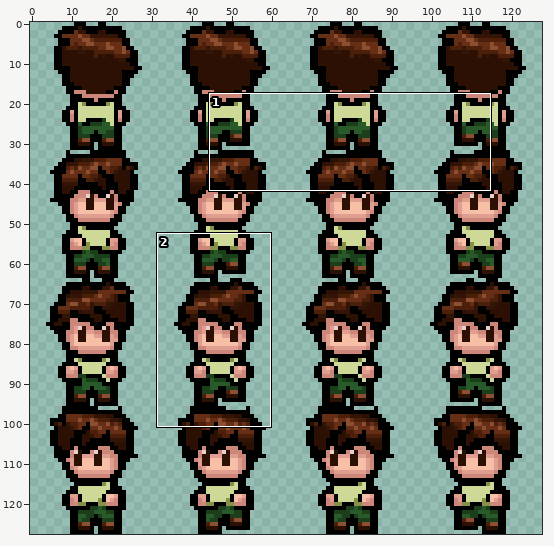
Edited in one commit: sprite sheet (res/player_run.png). The first picture is a wide view before the edit; the outline marks the close-up.
Close-up. The starting point:
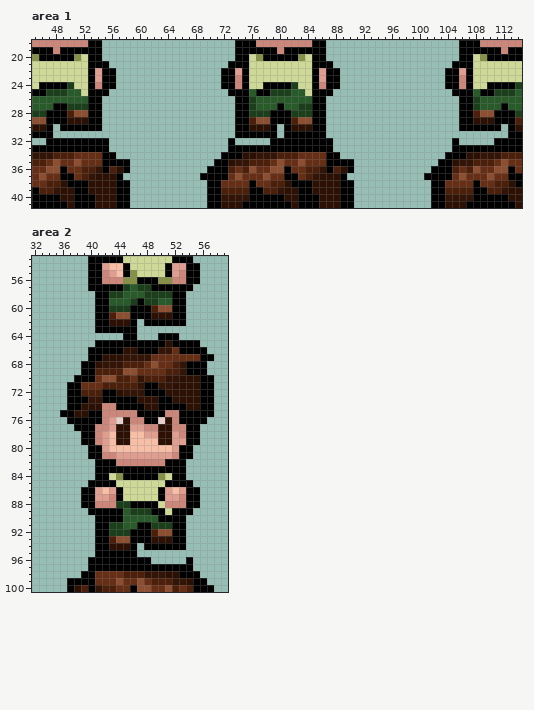
The file is 128x128 pixels. Colours within 5 levels of each other are drawn and written as one. Shown: area 1: x 45..114, y 18..41; area 2: x 32..59, y 53..100. The commit also changed other parts of the picture, which this record leaves out.
And afterwards:
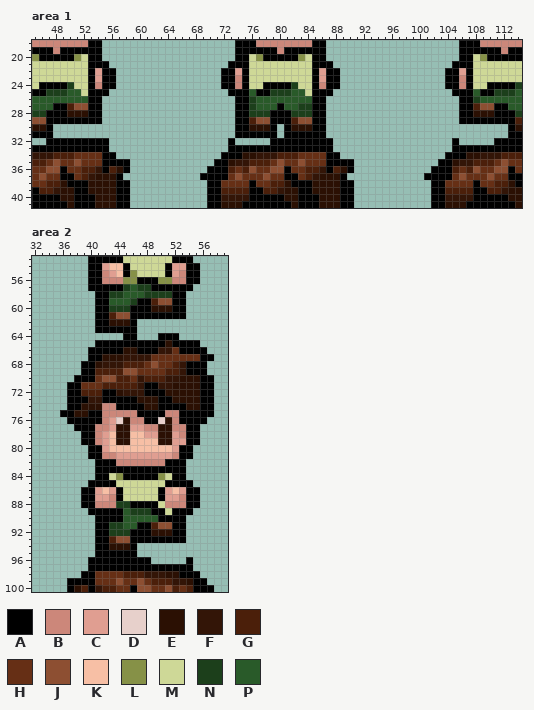
Palette (. is transparent): A #000000  B #cc877a  C #e09e91  D #e7d0cb  E #2b1003  F #331507  G #4b1f0a  H #662f15  J #8d4f32  K #f7bfa5  L #869147  M #ced897  N #1c3f1b  P #295a29
Diff:
Changed rows in their new state; - is an unchanged pixel.
Area 1:
first column x 49:
27 -GJJ-------------------------------------------------------GJJA
28 -EEE-------------------------------------------------------EEE-
29 -AAA-------------------------------------------------------AAA-
30 ......---------------------------------------------------......
Area 2:
first column x 48:
 59 AGJJ--
 60 -EEE--
 61 -AAA--
 62 ......
first column x 48:
 91 -GJJ--
 92 -EEE--
 93 -AAA--
 94 ......
Where, in picture pixels (left, top, right, bottom), the same in both close-ups:
changed: (60, 103, 102, 131)
changed: (459, 103, 501, 131)
changed: (144, 298, 186, 326)
changed: (144, 522, 186, 550)
